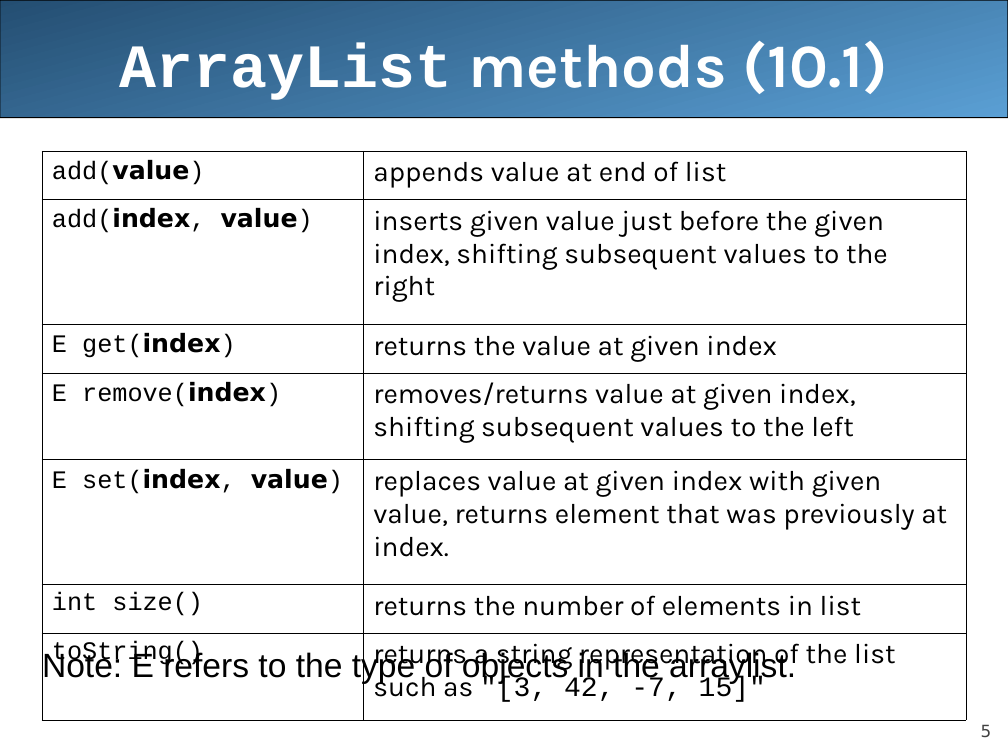
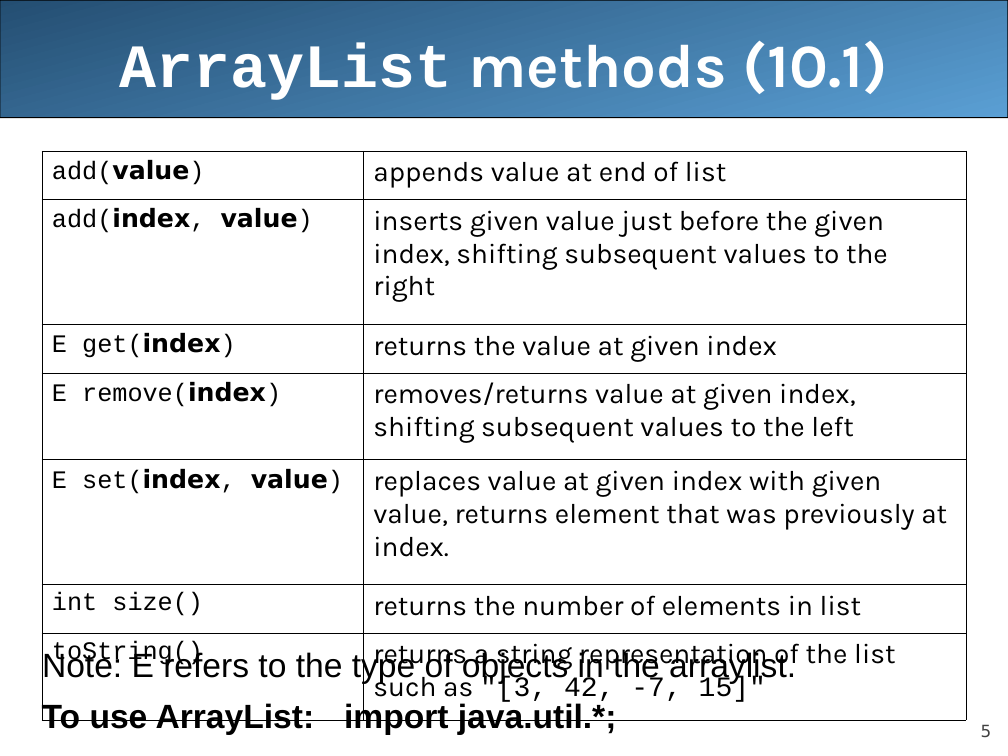
Before and after one commit to LongBaoNguyen/longbaonguyen.github.io, a slide deck: slide 5 of courses/apcsa/lecture16.ppt. Drawn at 1008x756 pixels with LibreOffice and Linux fonts; fonts in the diff are those of the drawing. Boxes give left, top, right and bottom in pixels: in the first picture for what was removed or moved away, otherwise in the second. Text is boxed around its words. In the diff, an @@ line names an element or a change of style, - is before the commit and + after.

```diff
--- a/courses/apcsa/lecture16.ppt
+++ b/courses/apcsa/lecture16.ppt
@@ text added at [42,701,617,735], 24 pt, text #000000, bold @@
+To use ArrayList: import java.util.*;
```
Also in this commit, not shown: 1 other slide changed, 1 other file.
